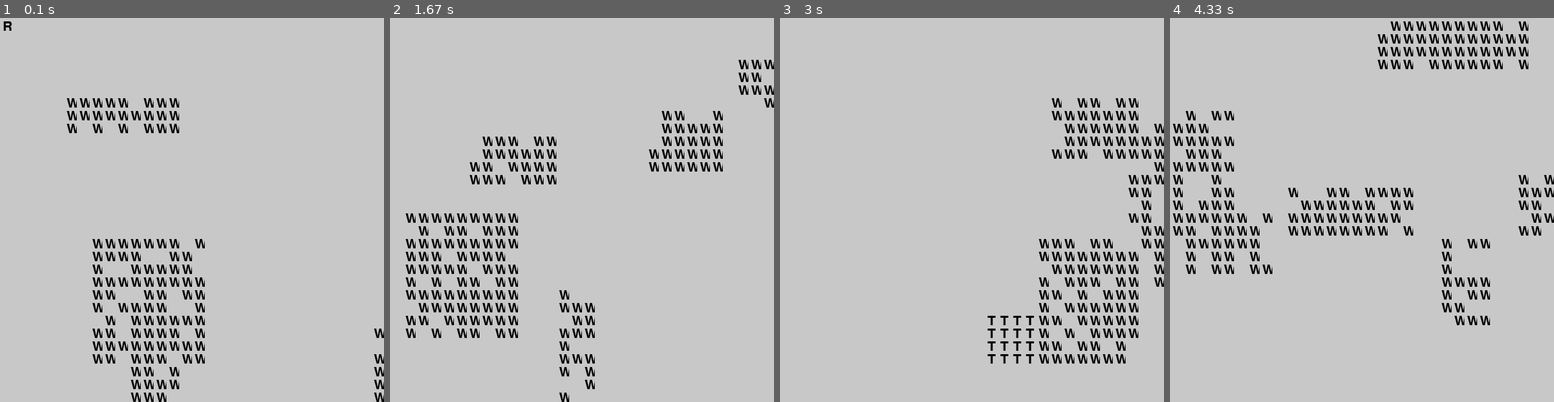
Above: before the commit, frames 1-4 (left to right).
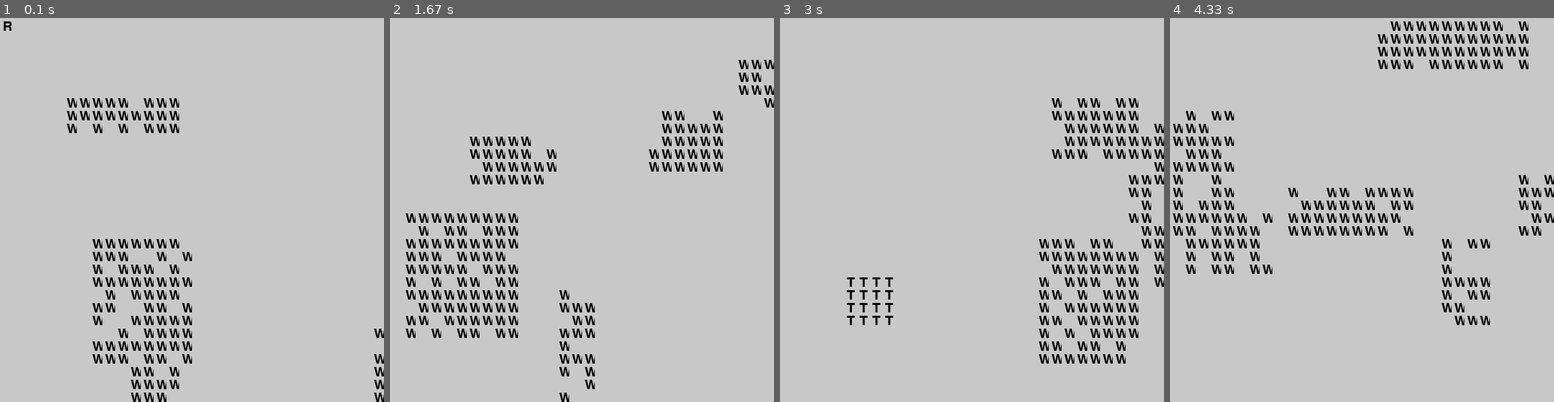
Above: after the commit, the same moments.

Repository: vstadle/AIge-of-EmpAIres
Game: pygame game, started from src/main.py
The game is run twice, just before and just after one commit, with the same random seed, the same clock (stepped at 60 frames per second) and the same inputs.
Inputs:
- Up to frame 1 (0.1 s): no input
- Up to frame 2 (1.67 s): hold D 0.33-0.8 s; hold D 0.83-1.3 s; hold S 1.33-1.63 s
- Up to frame 3 (3 s): hold D 1.67-2.3 s; hold S 2.33-2.7 s; hold D from 2.73 s (still down)
- Up to frame 4 (4.33 s): release D at 3.2 s; hold D 3.23-3.7 s; tap Z at 3.3, 3.6, 3.8, 4.13 s; hold S 3.73-4.03 s; hold D from 4.07 s (still down)

The runs differ from the first frame. In frame 1, 1.3% of the frame differs, in the area x 24-54%, y 57-90%; in frame 2, 0.4%; in frame 3, 0.8%; in frame 4, nothing differs.

Commit message:
[STADLER] Final fix gestion des références des batiments + placement des TownCenters sur la MAP

Diff:
--- a/src/controller/ControllerMap.py
+++ b/src/controller/ControllerMap.py
@@ -64,3 +64,6 @@
             pygame.display.flip()
 
             clock.tick(30)
+
+    def getMap(self):
+        return self.map
--- a/src/controller/UIHandler.py
+++ b/src/controller/UIHandler.py
@@ -4,6 +4,7 @@
 from controller.ControllerMap import ControllerMap
 from controller.ControllerPlayer import ControllerPlayer
 from model.Map import MapType
+from model.TownCenter import TownCenter
 
 class UIHandler():
     def __init__(self):
@@ -13,7 +14,7 @@
         self.lstPlayers = []
 
         # Création de 4 joueurs
-        for i in range(5):
+        for i in range(4):
             self.lstPlayers.append(ControllerPlayer("Player"+str(i), 100, 100, 100))
 
         # Placement des town centers sur la map
@@ -22,5 +23,12 @@
         # Génération des ressources de la Map
         self.controllerMap.genRessources(MapType.CENTER_RESOURCES)
 
+        '''Test références des batiments sur la map avec prise de dégats'''
+        '''self.controllerMap.getMap().addBuilding(TownCenter(), 0, 0)
+        self.controllerMap.getMap().getBuildings()[0][0].setHp(300)
+        print(self.controllerMap.getMap().getBuildings()[3][3].getHp())
+        self.controllerMap.getMap().getBuildings()[2][1].setHp(5000)
+        print(self.controllerMap.getMap().getBuildings()[3][1].getHp())'''
+
     def start(self):
         self.controllerMap.run()
--- a/src/model/Map.py
+++ b/src/model/Map.py
@@ -82,7 +82,6 @@
         for i in range(building.sizeMap):
             cpt += 1
             for j in range(building.sizeMap):
-                print(cpt)
                 self.mapBuildings[x + i][y + j] = building
                 self.map[x + i][y + j] = building.letter
 
@@ -133,17 +132,11 @@
         self.addBuilding(towncenter, pos1_x, pos1_y)
         self.addBuilding(towncenter, pos2_x, pos2_y)
 
-    def fillMapPrint(self):
-
-        maptemp = [[" " for x in range(120)] for y in range(120)]
-
-        for i in range(120):
-            for j in range(120):
-                if self.mapBuildings[i][j] != None:
-                    maptemp[i][j] = self.mapBuildings[i][j].letter
-                elif self.mapRessources[i][j] != None:
-                    maptemp[i][j] = self.mapRessources[i][j].letter
-        return maptemp
-
     def getMap(self):
         return self.map
+
+    def getBuildings(self):
+        return self.mapBuildings
+
+    def getRessources(self):
+        return self.mapRessources
